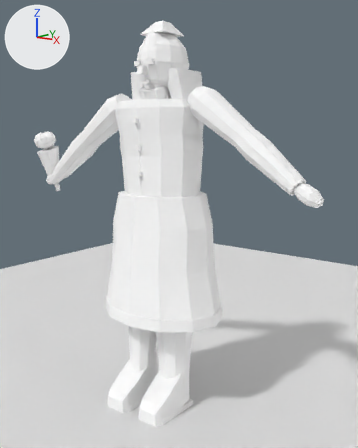
One commit to the Blender file ArtSource/Pedestrians/Blender/CemeteryMourner3D.blend: the scene before it, then after it.
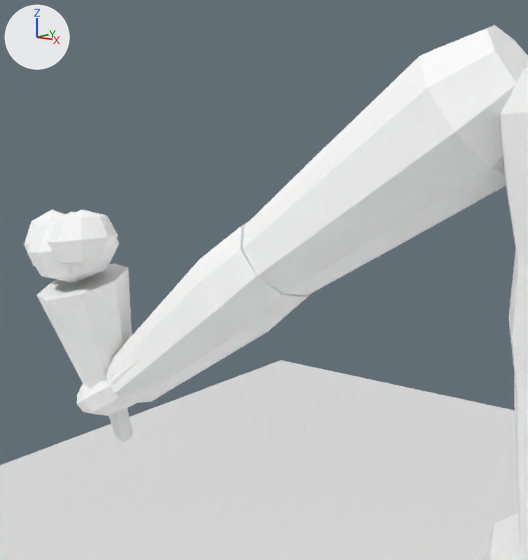
Each version is shown whole from a camera (50 mm lens) standing at (1.455, -1.734, 1.264) and looking at (0.061, 0.061, 0.861), then close up from a camera (50 mm lens) standing at (0.007, -0.632, 1.355) and looking at (-0.549, 0.084, 1.194). Arrows for +X, +Y and +Z are at upper left; the lights stay in place. The first two pictures are the older version.

In view in the first close-up: 'ACC_BouquetBloomA', 'ACC_BouquetBloomB', 'ACC_BouquetGreens', 'ACC_BouquetStems', 'ACC_BouquetWrap', 'CLO_Chest', 'CLO_Skirt', 'CLO_SleeveLower.R', 'CLO_SleeveUpper.R', 'CLO_Waist', 'GEO_Hand.R', 'PreviewGround' and 1 more.
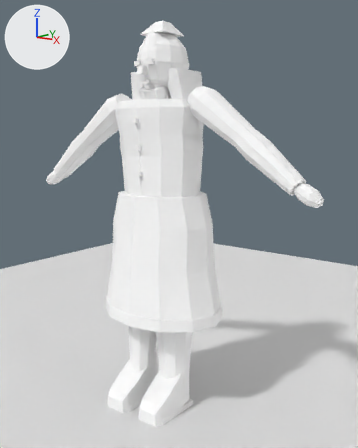
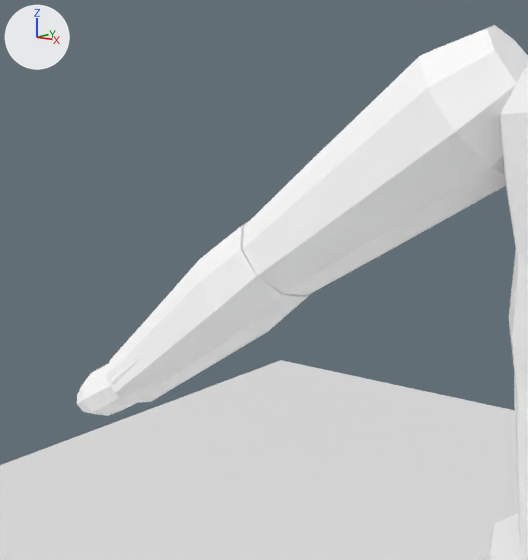
Changed parts and their boxes [x1, y1, x2, y2] in the close-ups (528 x 560 px):
'ACC_BouquetWrap', deleted
    before: [37, 263, 132, 389]
'ACC_BouquetBloomB', deleted
    before: [48, 210, 118, 268]
'ACC_BouquetBloomA', deleted
    before: [27, 212, 119, 283]
'ACC_BouquetStems', deleted
    before: [109, 408, 133, 442]
'ACC_BouquetGreens', deleted
    before: [24, 210, 65, 266]

The edits, one by one:
Object 'ACC_BouquetStems' (ob_acc_bouquetstems) is deleted.
Object 'ACC_BouquetWrap' (ob_acc_bouquetwrap) is deleted.
Object 'ACC_BouquetBloomA' (ob_acc_bouquetblooma) is deleted.
Object 'ACC_BouquetBloomB' (ob_acc_bouquetbloomb) is deleted.
Object 'ACC_BouquetGreens' (ob_acc_bouquetgreens) is deleted.
